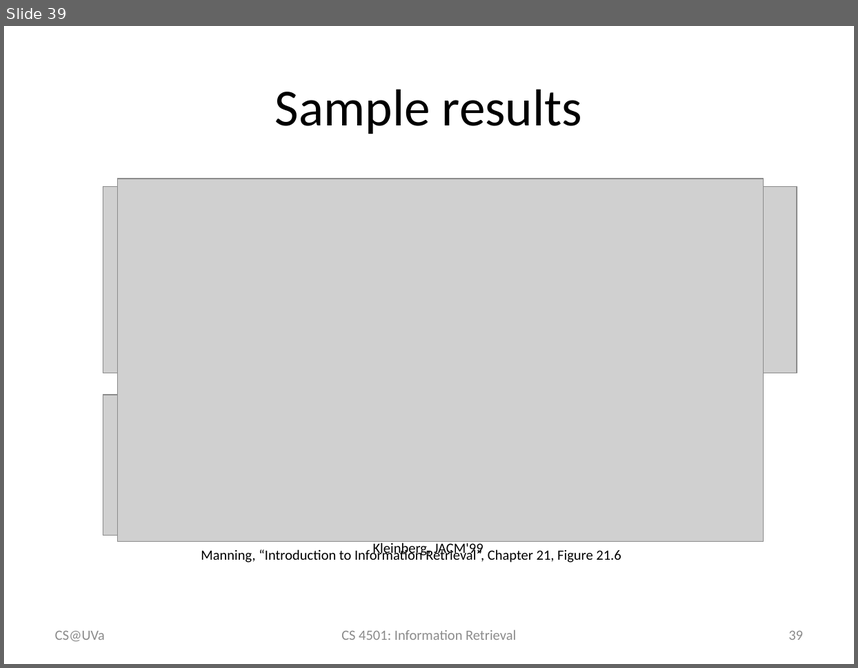
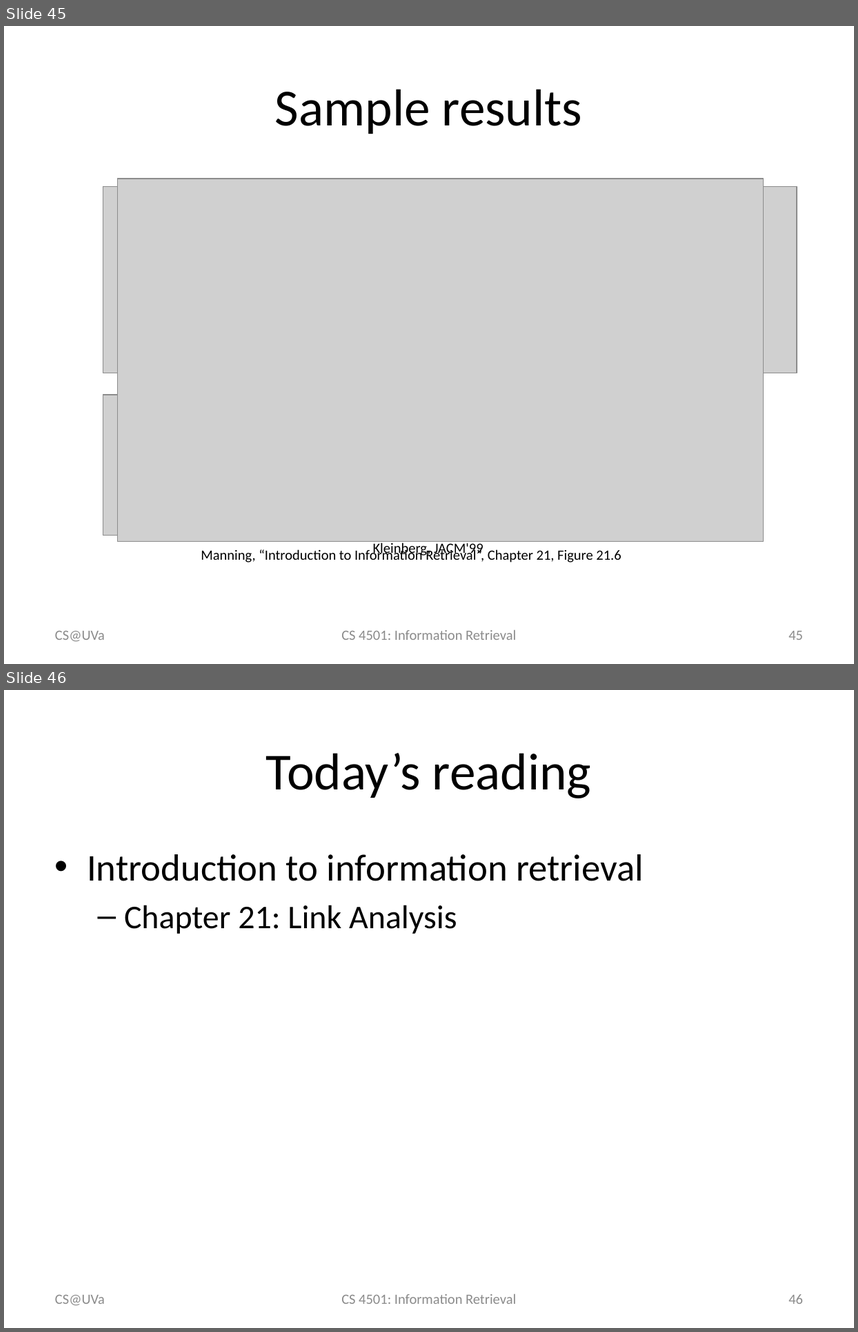
Before and after one commit to wang296/IR2015, a slide deck: docs/Link Analysis.pptx. Shown one above the other, each under a label of ours: slide 39 before the commit, slides 45 and 46 after it. The pictures are 858x668 and 858x1332 pixels, drawn with LibreOffice and Linux fonts; fonts in the diff are those of the drawing; grey boxes stand for pictures. Boxes give left, top, right and bottom in pixels: in the first picture for what was removed or moved away, otherwise in the second. Text is boxed around its words. In the diff, an @@ line names an element or a change of style, - is before the commit and + after.

```diff
--- a/docs/Link Analysis.pptx
+++ b/docs/Link Analysis.pptx
@@ slide 46 added at (4, 690, 854, 1328), background #FFFFFF @@
@@ title added at (266, 753, 591, 798), 44 pt, text #000000 @@
+Today’s reading
@@ text added at (87, 854, 644, 934), 32 pt, text #000000 @@
+• Introduction to information retrieval
+  – Chapter 21: Link Analysis
@@ text added at (55, 1294, 105, 1305), 12 pt, text #8C8C8C @@
+CS@UVa
@@ text added at (341, 1294, 516, 1303), 12 pt, text #8C8C8C @@
+CS 4501: Information Retrieval
@@ page number added at (789, 1294, 803, 1303), 12 pt, text #8C8C8C @@
+46
@@ what was slide 39 is now slide 45 @@
@@ page number at (789, 630, 803, 639): text changed @@
-39
+45
```
Also in this commit, not shown: 6 other slides added, 1 other file.
